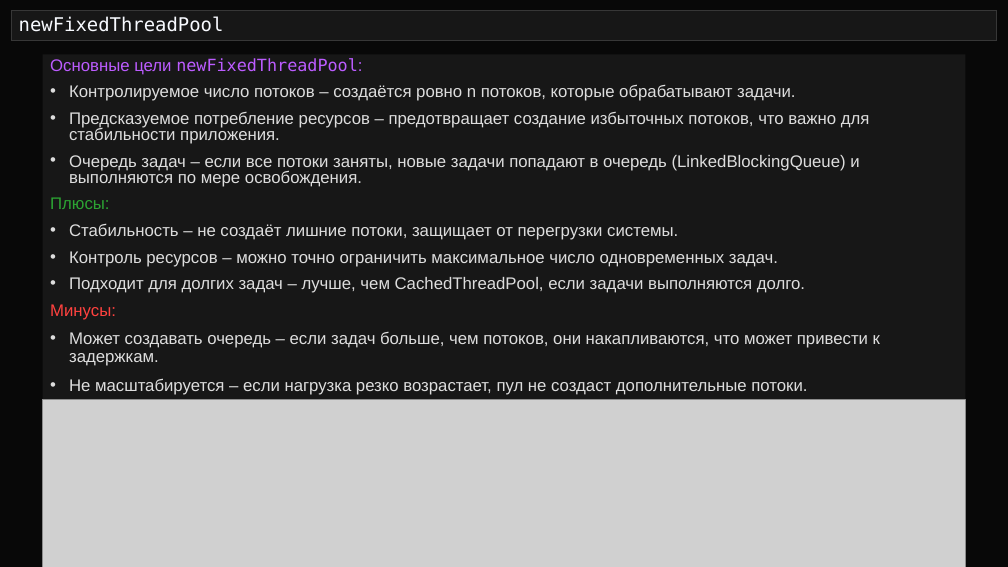
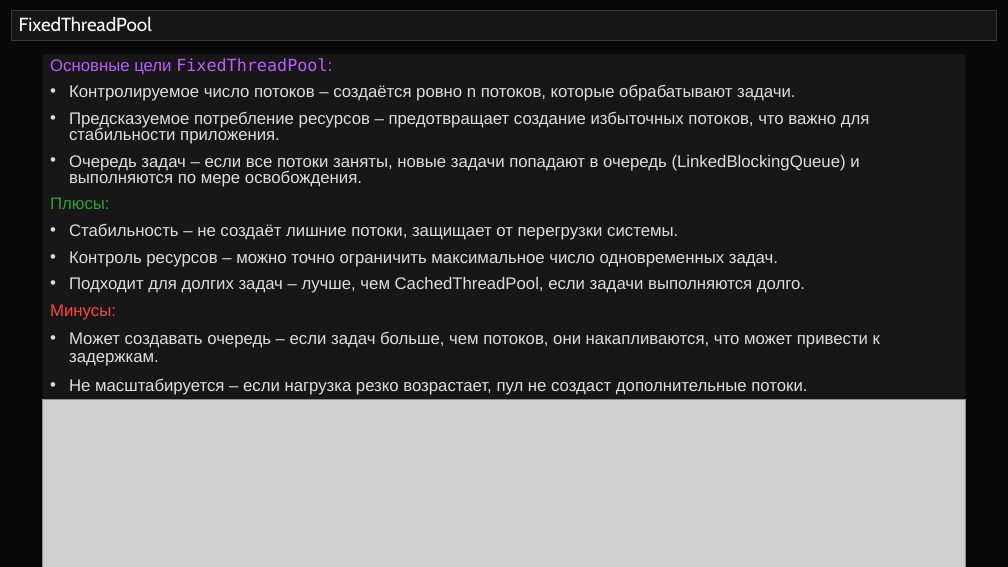
Before and after one commit to semusv/SIB_Concurrent, a slide deck: slide 8 of Concurrent_v1.pptx. Drawn at 1008x567 pixels with LibreOffice and Linux fonts; fonts in the diff are those of the drawing; grey boxes stand for pictures. Boxes give left, top, right and bottom in pixels: in the first picture for what was removed or moved away, otherwise in the second. Text is boxed around its words. In the diff, an @@ line names an element or a change of style, - is before the commit and + after.

```diff
--- a/Concurrent_v1.pptx
+++ b/Concurrent_v1.pptx
@@ title at [19,17,152,31]: text changed; font DejaVu Sans Mono to Cabin; text colour #F8FAFF to #FFFFFF @@
-newFixedThreadPool
+FixedThreadPool
@@ text in rectangle at [50,58,332,75]: text changed @@
-Основные цели newFixedThreadPool:
+Основные цели FixedThreadPool:
```
Also in this commit, not shown: 6 slides added, 8 other files.
